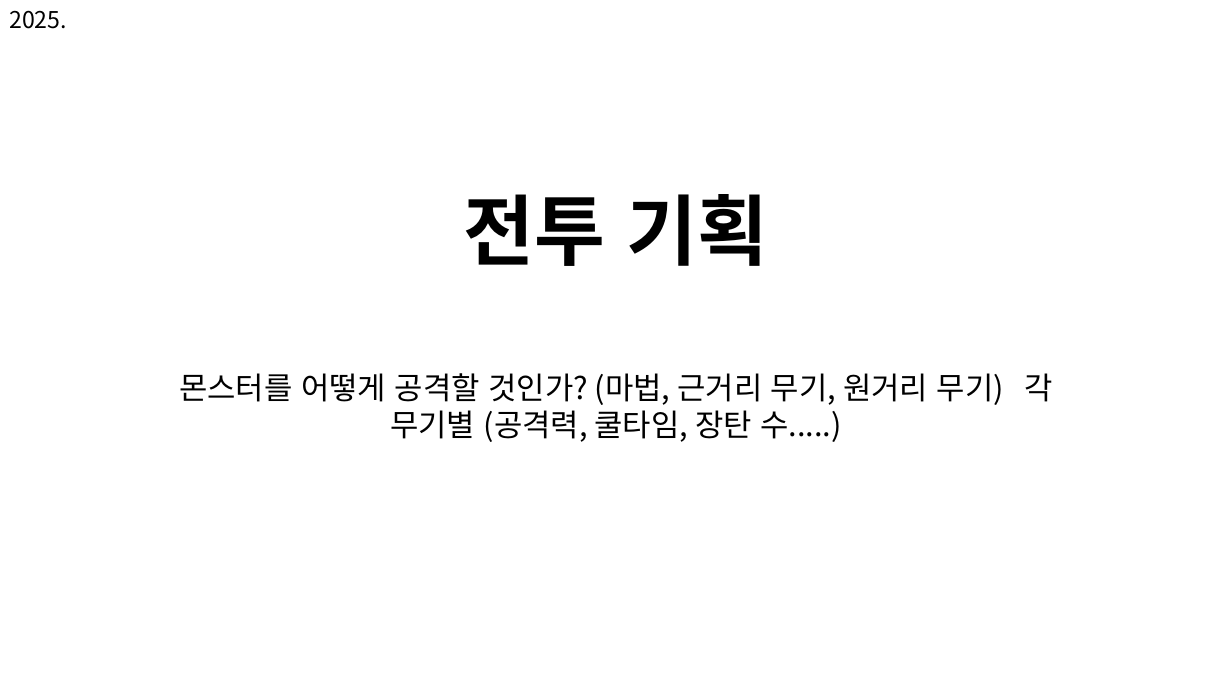
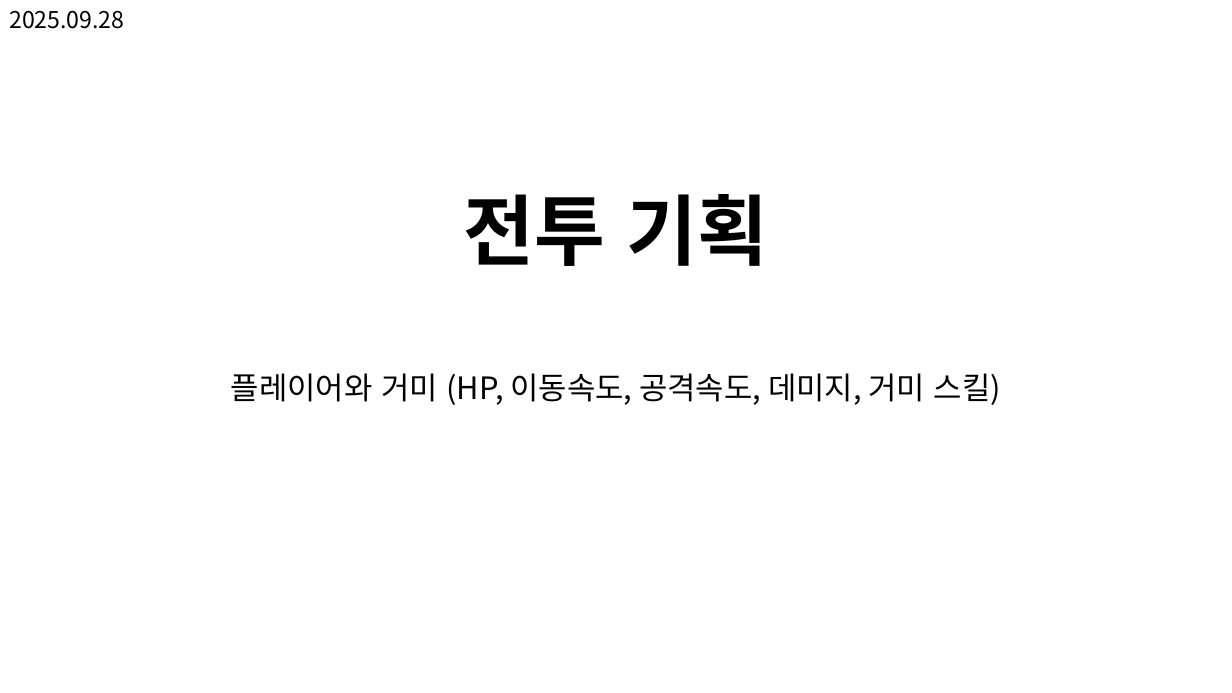
Before and after one commit to kimi5231/B1A2_project, a slide deck: slide 1 of 기획/전투 기획.pptx. Drawn at 1232x693 pixels with LibreOffice and Linux fonts; fonts in the diff are those of the drawing. Boxes give left, top, right and bottom in pixels: in the first picture for what was removed or moved away, otherwise in the second. Text is boxed around its words. In the diff, an @@ line names an element or a change of style, - is before the commit and + after.

Commit message:
전투 기획 내용 추가
- HP, 이동/공격 속도, 공격력, 스킬 내용 및 수치 포함.
- 몬스터_거미 FSM 수정하여 추가

```diff
--- a/기획/전투 기획.pptx
+++ b/기획/전투 기획.pptx
@@ text at [9, 10, 124, 29]: text changed @@
-2025.
+2025.09.28
@@ subtitle at [231, 373, 1001, 405]: text changed @@
-몬스터를 어떻게 공격할 것인가? (마법, 근거리 무기, 원거리 무기) 각 무기별 (공격력, 쿨타임, 장탄 수.....)
+플레이어와 거미 (HP, 이동속도, 공격속도, 데미지, 거미 스킬)
```
Also in this commit, not shown: 5 other slides changed, 4 slides added, 1 other file.
